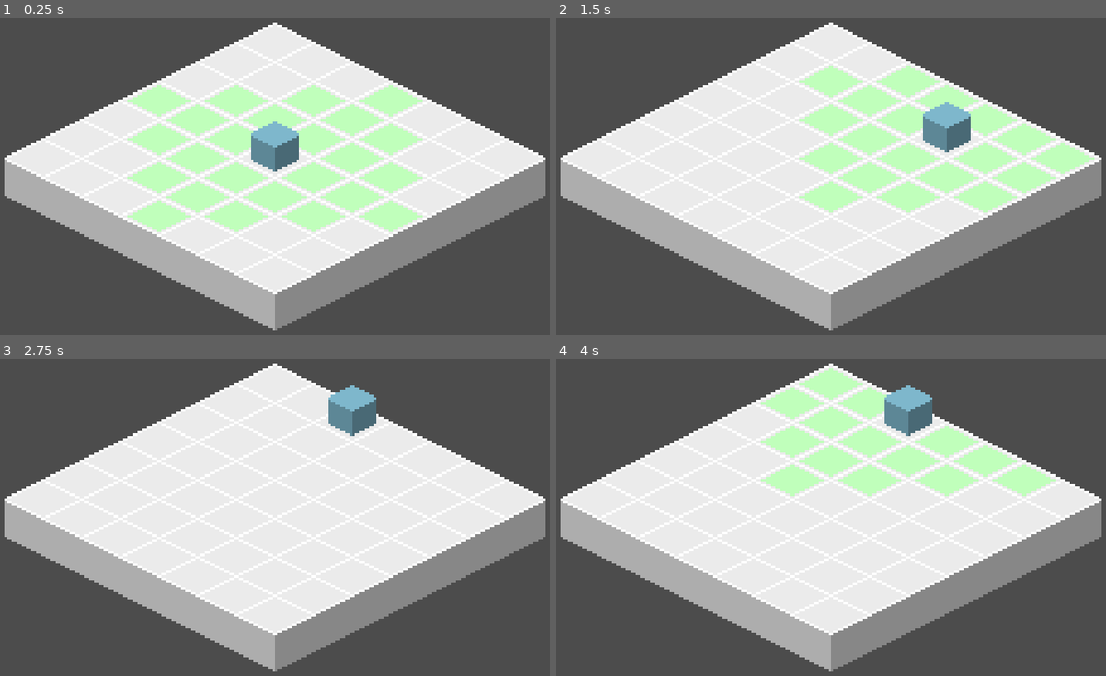
Above: before the commit, frames 1-4 (two rows, left to right).
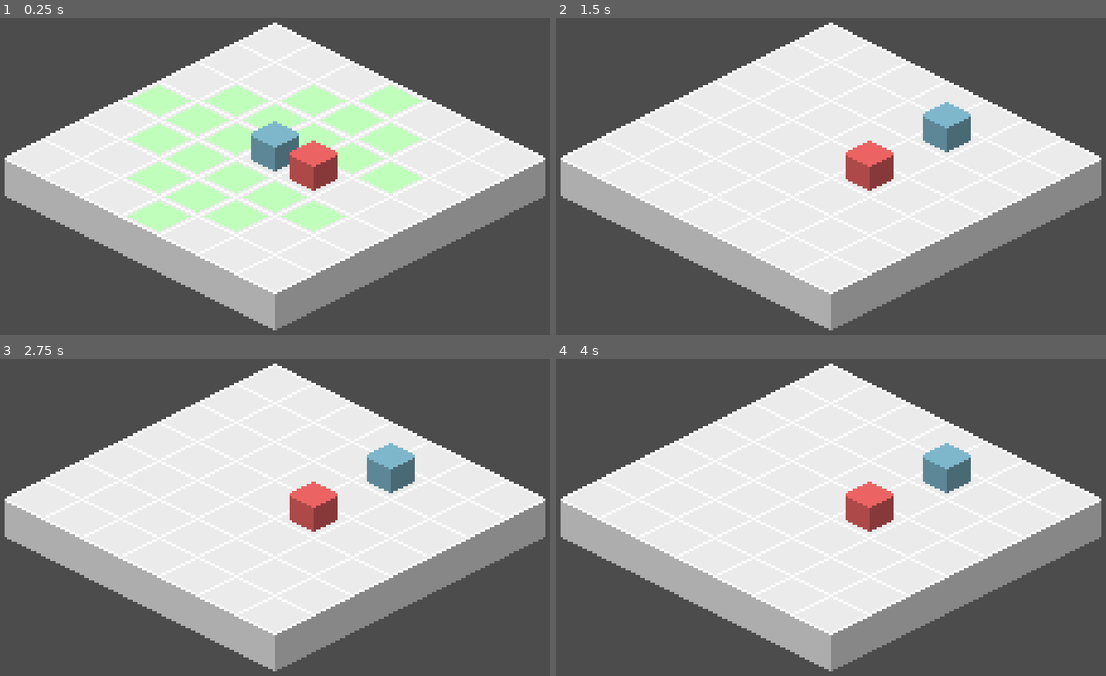
Above: after the commit, the same moments.

Repository: jaytav/godot-test-3
Game: Godot game, scene res://main.tscn
The game is run twice, just before and just after one commit, with the same random seed, the same clock (stepped at 60 frames per second) and the same inputs.
Inputs (mouse positions are in pixels of both pictures, inside the frame that each line leads up to):
- Up to frame 1 (0.25 s): no input
- Up to frame 2 (1.5 s): tap Enter at 0.5 s; move the mouse to (968, 147) at 0.52 s; press the mouse at (968, 147) at 0.53 s; tap Space (ui_select) at 0.77, 1.25 s; move the mouse to (710, 182) at 1.27 s; release the mouse at (710, 182) at 1.28 s; click (710, 182) at 1.35 s
- Up to frame 3 (2.75 s): tap Space (ui_select) at 1.52 s; tap Enter at 2 s; move the mouse to (335, 425) at 2.02 s; press the mouse at (335, 425) at 2.03 s
- Up to frame 4 (4 s): tap Space (ui_select) at 2.75, 3.02, 3.77 s; move the mouse to (798, 577) at 2.77 s; release the mouse at (798, 577) at 2.78 s; click (798, 577) at 2.85 s; tap Enter at 3.5 s; move the mouse to (1018, 558) at 3.52 s; press the mouse at (1018, 558) at 3.53 s

The runs differ from the first frame. In frame 1, 2.3% of the frame differs, in the area x 51-77%, y 38-68%; in frame 2, 11%, in the area x 44-98%, y 15-62%; in frame 3, 3.2%; in frame 4, 10%.

Commit message:
update astar movement for other characters

Diff:
--- a/src/autoload/action_controller.gd
+++ b/src/autoload/action_controller.gd
@@ -12,11 +12,16 @@
 func init() -> void:
     tile_map_action = GroupController.get("TileMaps").get("Action")
     tile_map_floor = GroupController.get("TileMaps").get("Floor")
+
     refresh_astar_movement()
 
 
 func refresh_astar_movement() -> void:
     astar_movement.clear()
+    var character_cells: Array
+
+    for character in GroupController.get("Characters").all():
+        character_cells.append(tile_map_action.world_to_map(character.position))
 
     for cell in tile_map_floor.get_used_cells():
         astar_movement.add_point(get_vector_point_index(cell), cell)
@@ -25,8 +30,10 @@
         var cell: Vector2 = astar_movement.get_point_position(point)
 
         var relative_cells: Array = [
+            cell + Vector2.UP,
+            cell + Vector2.DOWN,
+            cell + Vector2.LEFT,
             cell + Vector2.RIGHT,
-            cell + Vector2.DOWN,
         ]
 
         for relative_cell in relative_cells:
@@ -35,7 +42,10 @@
             if !astar_movement.has_point(relative_cell_point):
                 continue
 
-            astar_movement.connect_points(point, relative_cell_point)
+            if character_cells.has(relative_cell):
+                continue
+
+            astar_movement.connect_points(point, relative_cell_point, false)
 
 
 func get_vector_point_index(cell: Vector2) -> int:
--- /dev/null
+++ b/src/entity/character/enemies/Enemy.tscn
@@ -0,0 +1,8 @@
+[gd_scene load_steps=2 format=2]
+
+[ext_resource path="res://src/entity/character/character.tscn" type="PackedScene" id=1]
+
+[node name="Enemy" instance=ExtResource( 1 )]
+
+[node name="Sprite" parent="." index="4"]
+modulate = Color( 1, 0.423529, 0.423529, 1 )
--- a/src/scenes/world.tscn
+++ b/src/scenes/world.tscn
@@ -1,9 +1,10 @@
-[gd_scene load_steps=7 format=2]
+[gd_scene load_steps=8 format=2]
 
 [ext_resource path="res://src/entity/character/player/player.tscn" type="PackedScene" id=1]
 [ext_resource path="res://assets/textures/floor.png" type="Texture" id=2]
 [ext_resource path="res://assets/textures/action.png" type="Texture" id=3]
 [ext_resource path="res://assets/textures/action_secondary.png" type="Texture" id=4]
+[ext_resource path="res://src/entity/character/enemies/Enemy.tscn" type="PackedScene" id=5]
 
 [sub_resource type="TileSet" id=1]
 0/name = "floor.png 0"
@@ -77,3 +78,6 @@
 
 [node name="Player" parent="Characters" instance=ExtResource( 1 )]
 position = Vector2( 128, 72 )
+
+[node name="Enemy" parent="Characters" instance=ExtResource( 5 )]
+position = Vector2( 144, 80 )
